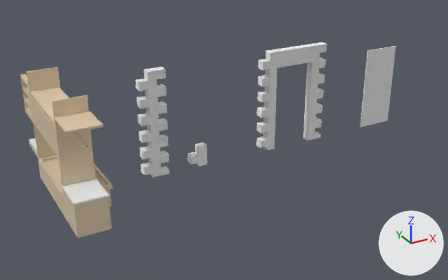
What one commit did to the Blender file models/room-wooden-furniture.blend.
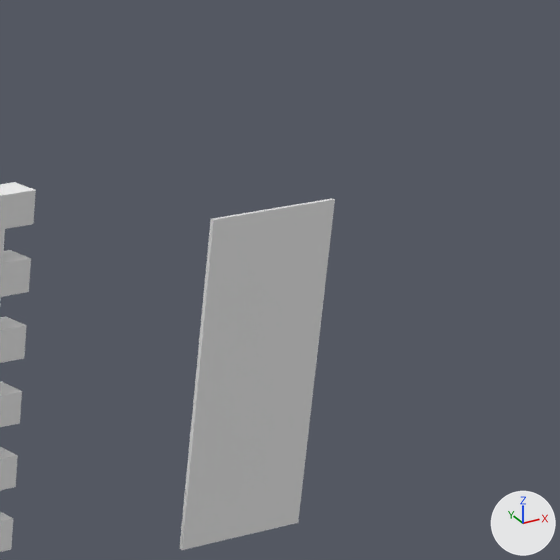
Each version is shown whole from a 50 mm camera at (-8.06, -11.37, 6.15) aimed at (-1.7, 0.2, 0.37), then close up on the part from 71% to 100% of the width and 0% to 46% of the height. Arrows for +X, +Y and +Z are at lower right; the lights stay in place.

The scene before the commit, as lines of its bpy script (objects in view):
```python
ob_cube = bpy.data.objects.new('Cube', me_cube_082)
ob_cube.location = (2.683, 0.0, 1.0)
ob_cube.scale = (1.2, 0.0333, 2.67)
ob_cube_015 = bpy.data.objects.new('Cube.015', me_cube_076)
ob_cube_015.location = (0.0, 0.0, 0.0)
```
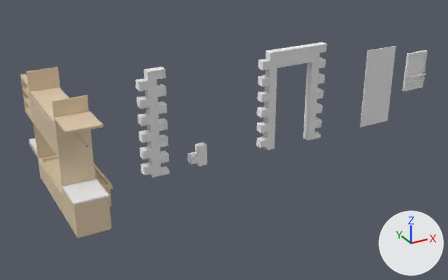
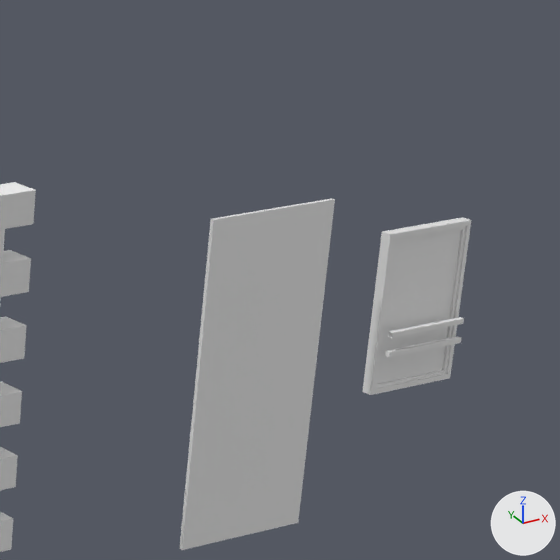
Changed parts and their boxes (x1, y1, x2, y2) in the close-ups (560 x 560 px):
'window', added: after (362, 217, 471, 395)
'window.004', added: after (388, 317, 464, 338)
'window.003', added: after (388, 336, 461, 357)

Patch to the scene script:
```diff
--- a/models/room-wooden-furniture.blend.py
+++ b/models/room-wooden-furniture.blend.py
@@ me_cube_005 @@
+me_cube_005.from_pydata([(-0.272, -0.161, -0.01), (-0.272, 0.161, -0.01), (-0.272, -0.161, 0.01), (0.272, -0.161, -0.01), (0.272, 0.161, -0.01), (0.272, -0.161, 0.01), (0.272, 0.161, 0.01), (-0.272, 0.161, 0.01)], [], [(1, 4, 3, 0), (3, 5, 2, 0), (6, 7, 2, 5), (1, 7, 6, 4)])
@@ me_cube @@
+me_cube.from_pydata(...)  # 28 vertices, 26 faces; spans x -0.305..0.305, y -0.4..0.305, z -0.305..0.305
@@ ob_window_004 @@
+ob_window_004 = bpy.data.objects.new('window.004', me_cube_005)
+ob_window_004.location = (3.92, -0.101, 1.139)
+ob_window_004.scale = (1.08, 0.1, 1.65)
@@ ob_window_003 @@
+ob_window_003 = bpy.data.objects.new('window.003', me_cube_005.copy())
+ob_window_003.location = (3.92, -0.101, 1.017)
+ob_window_003.scale = (1.08, 0.1, 1.65)
@@ ob_window @@
+ob_window = bpy.data.objects.new('window', me_cube)
+ob_window.location = (3.919, 0.0, 1.247)
+ob_window.scale = (1.08, 0.1, 1.65)
```
